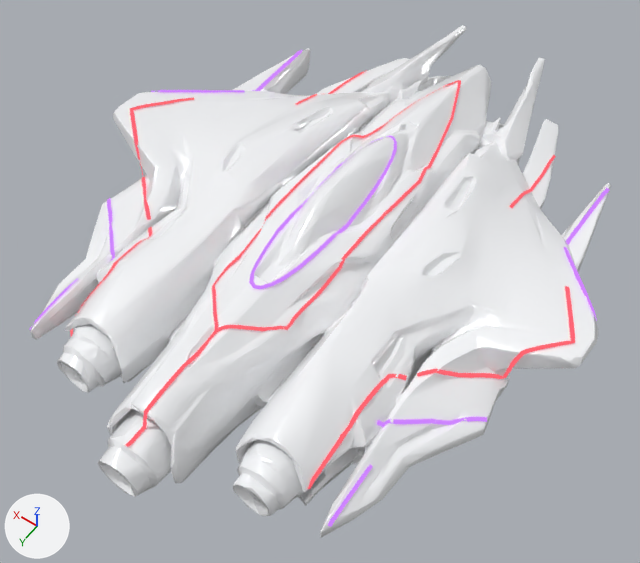
Two versions of the glTF model tools/boss3d/out/megaboss_smooth.glb, one commit apart.
One viewpoint serves both versions: a 50 mm camera at (-18.1, 27.5, 37.9) aimed at (-0.3, 2.6, -1.3). Lighting does not change. The marker at lower left points along +X, +Y and +Z. The older version comes first. Where no turn or scale is listed for an object, it has been applied to the vertices. Vertices at exactly the same position are counted once.

Objects in the first picture: 'hull', 'strip_red', 'strip_violet'.
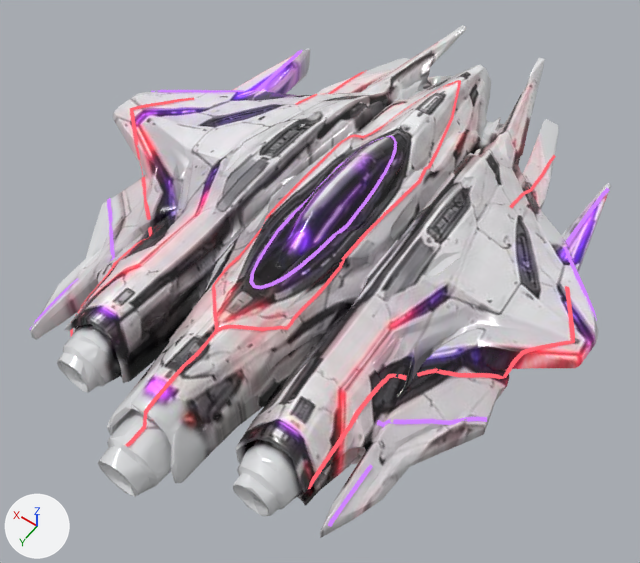
Changed parts and their boxes (x1, y1, x2, y2) in the pictures (640 x 563 px):
'hull', surface changed (white to grey): (30, 25, 611, 538) in both

What changed in the scene script:
```text
Add img_glow:
    img_glow = load_image('glow', '_unpacked/glow', 512, 512, 'sRGB')
Add img_albedo:
    img_albedo = load_image('albedo', '_unpacked/albedo', 512, 512, 'sRGB')
Change mat_hull_white:
    where n0 = _N.new('ShaderNodeBsdfPrincipled'); n0.name = 'Principled BSDF'
    remove n0.inputs[0].default_value = (0.94, 0.95, 0.97, 1.0)  # 'Base Color', white #f8f9fc
    add n0.inputs[28].default_value = 1.0  # 'Emission Strength'
    add n2 = _N.new('ShaderNodeTexImage'); n2.name = 'Image Texture'
    add n2.image = img_glow
    add n3 = _N.new('ShaderNodeTexImage'); n3.name = 'Image Texture.001'
    add n3.image = img_albedo
    add _L.new(n2.outputs[0], n0.inputs[27])  # 'Color' to 'Emission Color'
    add _L.new(n3.outputs[0], n0.inputs[0])  # 'Color' to 'Base Color'
Change me_hull:
    where me_hull.from_pydata(...)  # 3985 vertices, 8066 faces; spans x -15.0..15.0, y -18.2..18.2, z -4.3..4.3
    used by ob_hull; location = (-0.02, 0.02, 0.45)
    me_hull part 1: texture (UV) coordinates changed
```
